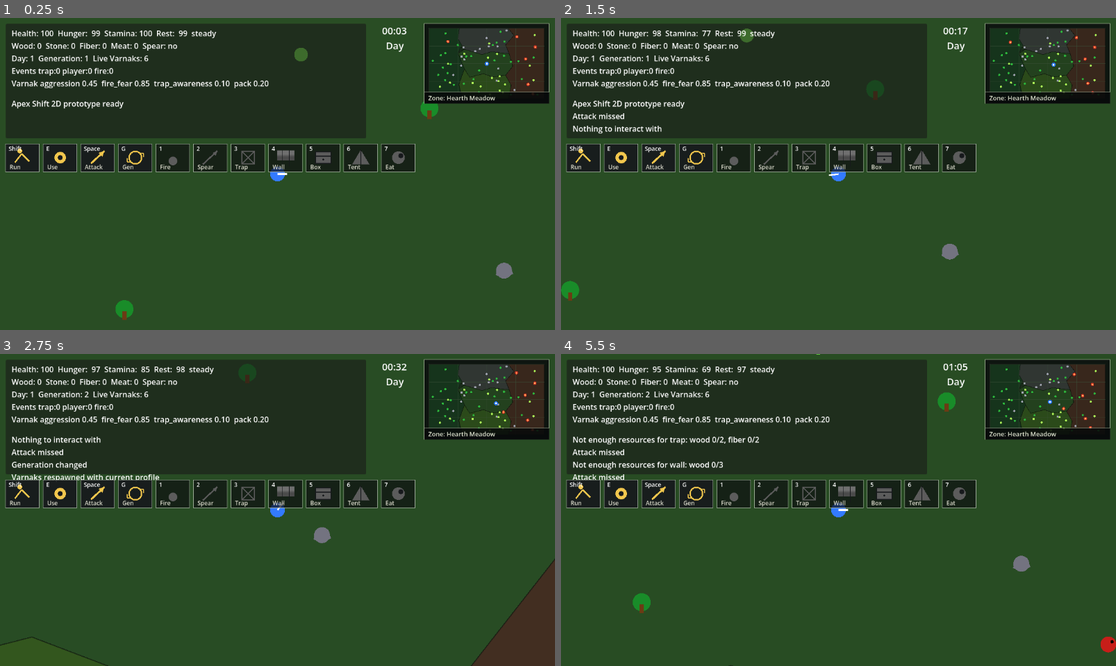
Above: before the commit, frames 1-4 (two rows, left to right).
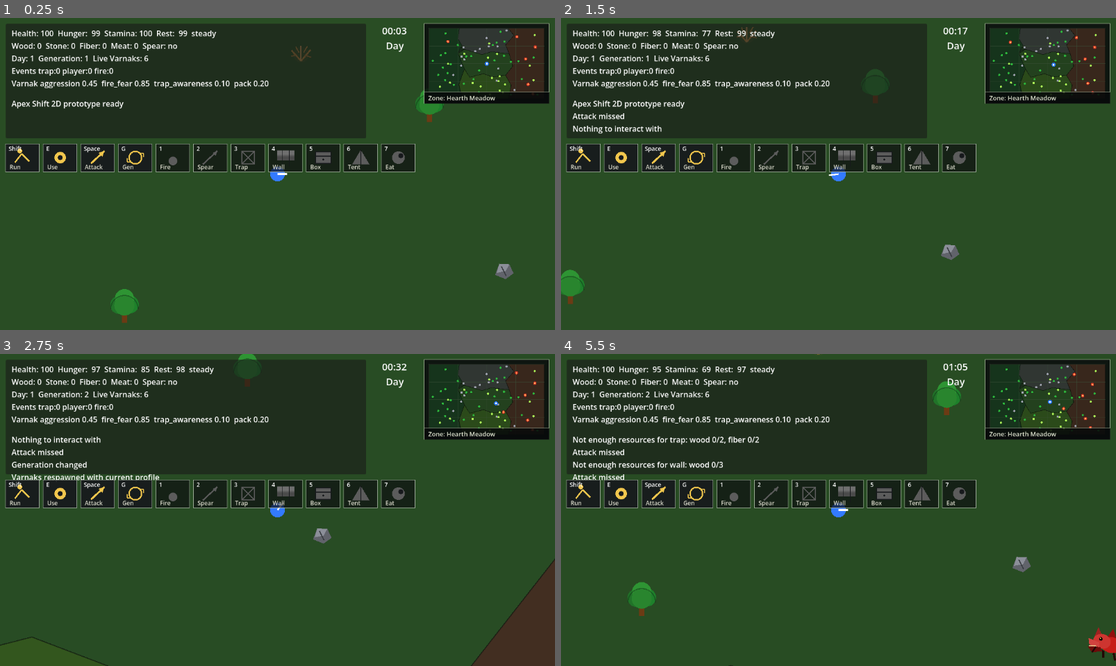
Above: after the commit, the same moments.

Repository: krisstoof/apex-shift-2d
Game: Godot game, scene res://scenes/main.tscn
The game is run twice, just before and just after one commit, with the same random seed, the same clock (stepped at 60 frames per second) and the same inputs.
Inputs (mouse positions are in pixels of both pictures, inside the frame that each line leads up to):
- Up to frame 1 (0.25 s): no input
- Up to frame 2 (1.5 s): tap Enter at 0.5 s; move the mouse to (960, 158) at 0.52 s; hold D (move_right) 0.53-1.28 s; hold Shift 0.53-1.28 s; click (960, 158) at 0.67 s; tap Space at 0.77 s; move the mouse to (727, 189) at 1.27 s; hold S (move_down) from 1.28 s (still down); tap E at 1.35 s
- Up to frame 3 (2.75 s): tap Space at 1.52 s; move the mouse to (333, 441) at 2.02 s; release S (move_down) at 2.03 s; hold D (move_right) from 2.03 s (still down); tap G at 2.1 s
- Up to frame 4 (5.5 s): move the mouse to (810, 572) at 2.77 s; release D (move_right) at 2.78 s; hold W (move_up) 2.78-3.53 s; tap 1 at 2.85 s; click (810, 572) at 2.92 s; tap Space at 3.02, 3.77, 4.52 s; move the mouse to (1005, 556) at 3.52 s; hold A (move_left) 3.53-5.03 s; tap 2 at 3.6 s; move the mouse to (672, 463) at 4.27 s; tap 3 at 4.35 s; move the mouse to (866, 510) at 5.02 s; hold S (move_down) from 5.03 s (still down); tap 4 at 5.1 s; click (866, 510) at 5.17 s

The runs differ from the first frame. In frame 1, 0.5% of the frame differs, in the area x 19-93%, y 8-98%; in frame 2, 0.4%; in frame 3, 0.1%; in frame 4, 0.7%, in the area x 12-100%, y 0-99%.

Commit message:
world/#31 update textures and movement

Diff:
--- a/scripts/creatures/varnak.gd
+++ b/scripts/creatures/varnak.gd
@@ -1,6 +1,10 @@
 extends CharacterBody2D
 
 enum State { IDLE, WANDER, STALK, CHASE, ATTACK, FLEE }
+
+const ATTACK_RANGE := 42.0
+const ATTACK_ARC := deg_to_rad(78.0)
+const ATTACK_VISUAL_DURATION := 0.14
 
 var health := 90.0
 var speed := 105.0
@@ -15,7 +19,10 @@
 var player: Node2D
 var day_night_system: Node
 var wander_target := Vector2.ZERO
+var facing_angle := 0.0
+var facing_side := 1.0
 var attack_cooldown := 0.0
+var attack_visual_time := 0.0
 var scared_fire: Node2D
 
 func _ready() -> void:
@@ -40,6 +47,8 @@
 func get_save_data() -> Dictionary:
 	return {
 		"position": _vector_to_data(global_position),
+		"facing_angle": facing_angle,
+		"facing_side": facing_side,
 		"health": health,
 		"state": int(state),
 		"wander_target": _vector_to_data(wander_target),
@@ -49,6 +58,8 @@
 
 func restore_from_data(data: Dictionary) -> void:
 	global_position = _data_to_vector(data.get("position", {}))
+	facing_angle = float(data.get("facing_angle", data.get("rotation", facing_angle)))
+	facing_side = float(data.get("facing_side", 1.0 if cos(facing_angle) >= 0.0 else -1.0))
 	health = float(data.get("health", health))
 	state = int(data.get("state", State.WANDER))
 	wander_target = _data_to_vector(data.get("wander_target", _vector_to_data(wander_target)))
@@ -61,6 +72,9 @@
 		player = get_tree().get_first_node_in_group("player")
 		return
 	attack_cooldown = max(attack_cooldown - delta, 0.0)
+	if attack_visual_time > 0.0:
+		attack_visual_time = max(attack_visual_time - delta, 0.0)
+		queue_redraw()
 	_update_state()
 	_act(delta)
 	move_and_slide()
@@ -109,9 +123,12 @@
 			_move_toward(_avoid_trap_target(player.global_position), speed)
 		State.ATTACK:
 			velocity = Vector2.ZERO
-			if attack_cooldown <= 0.0 and player.has_method("receive_damage"):
+			_face_target(player.global_position)
+			if attack_cooldown <= 0.0 and player.has_method("receive_damage") and _is_player_in_attack_arc():
 				player.receive_damage(10.0 + aggression * 8.0)
 				get_node("/root/EventBus").emit_game_event("varnak_attacked_player", {"damage": 10.0 + aggression * 8.0})
+				attack_visual_time = ATTACK_VISUAL_DURATION
+				queue_redraw()
 				attack_cooldown = 1.2
 		State.FLEE:
 			if not is_instance_valid(scared_fire):
@@ -121,10 +138,39 @@
 				return
 			var away := (global_position - scared_fire.global_position).normalized()
 			velocity = away * speed * (1.1 + fire_fear)
+			_face_target(global_position + away)
 
 
 func _move_toward(target: Vector2, move_speed: float) -> void:
-	velocity = (target - global_position).normalized() * move_speed
+	var direction := target - global_position
+	if direction.length_squared() <= 1.0:
+		velocity = Vector2.ZERO
+		return
+	velocity = direction.normalized() * move_speed
+	_face_target(target)
+
+
+func _face_target(target: Vector2) -> void:
+	var direction := target - global_position
+	if direction.length_squared() > 1.0:
+		var previous_angle := facing_angle
+		var previous_side := facing_side
+		facing_angle = direction.angle()
+		if abs(direction.x) > 4.0:
+			facing_side = 1.0 if direction.x >= 0.0 else -1.0
+		if abs(angle_difference(previous_angle, facing_angle)) > 0.03 or previous_side != facing_side:
+			queue_redraw()
+
+
+func _is_player_in_attack_arc() -> bool:
+	if not is_instance_valid(player):
+		return false
+	var to_player := player.global_position - global_position
+	var distance := to_player.length()
+	if distance <= 0.0 or distance > ATTACK_RANGE:
+		return false
+	var forward := Vector2.RIGHT.rotated(facing_angle)
+	return abs(forward.angle_to(to_player.normalized())) <= ATTACK_ARC * 0.5
 
 
 func _avoid_trap_target(target: Vector2) -> Vector2:
@@ -167,13 +213,71 @@
 
 
 func _draw() -> void:
+	_draw_attack_visual()
 	var body_color := Color(0.78, 0.12, 0.1)
+	var jaw_color := Color(0.42, 0.05, 0.04)
+	var ear_color := Color(0.58, 0.06, 0.05)
 	if state == State.FLEE:
 		body_color = Color(0.95, 0.35, 0.08)
+		ear_color = Color(0.80, 0.22, 0.05)
 	elif state == State.CHASE or state == State.ATTACK:
 		body_color = Color(0.95, 0.05, 0.03)
-	draw_circle(Vector2.ZERO, 15.0, body_color)
-	draw_circle(Vector2(7, -5), 3.0, Color.BLACK)
+		jaw_color = Color(0.55, 0.02, 0.02)
+	_apply_upright_body_transform()
+	_draw_varnak_body(body_color, jaw_color, ear_color)
+	draw_set_transform(Vector2.ZERO, 0.0, Vector2.ONE)
+
+
+func _draw_attack_visual() -> void:
+	if attack_visual_time <= 0.0:
+		return
+	var progress := attack_visual_time / ATTACK_VISUAL_DURATION
+	var alpha := 0.18 + progress * 0.36
+	var points := PackedVector2Array([Vector2(18, 0)])
+	var start_angle := -ATTACK_ARC * 0.5
+	var steps := 8
+	for i in range(steps + 1):
+		var t := float(i) / float(steps)
+		var angle: float = lerp(start_angle, -start_angle, t)
+		points.append(Vector2.RIGHT.rotated(facing_angle + angle) * ATTACK_RANGE)
+	points[0] = Vector2.RIGHT.rotated(facing_angle) * 18.0
+	draw_colored_polygon(points, Color(1.0, 0.18, 0.10, alpha))
+	draw_arc(Vector2.ZERO, ATTACK_RANGE, facing_angle + start_angle, facing_angle - start_angle, steps, Color(1.0, 0.52, 0.24, alpha + 0.20), 3.0)
+
+
+func _apply_upright_body_transform() -> void:
+	var facing := Vector2.RIGHT.rotated(facing_angle)
+	var visual_angle: float = clamp(facing.y, -1.0, 1.0) * 0.22
+	if facing_side < 0.0:
+		visual_angle = -visual_angle
+	draw_set_transform(Vector2.ZERO, visual_angle, Vector2(facing_side, 1.0))
+
+
+func _draw_varnak_body(body_color: Color, jaw_color: Color, ear_color: Color) -> void:
+	var outline := Color(0.14, 0.02, 0.02)
+	draw_polygon([Vector2(-24, 0), Vector2(-36, -8), Vector2(-38, 6)], [outline])
+	draw_polygon([Vector2(-12, -14), Vector2(-3, -31), Vector2(5, -13)], [ear_color])
+	draw_polygon([Vector2(14, -12), Vector2(25, -28), Vector2(29, -8)], [ear_color.lightened(0.08)])
+	_draw_filled_ellipse(Rect2(-27, -15, 42, 30), body_color)
+	_draw_filled_ellipse(Rect2(-4, -17, 34, 28), body_color.lightened(0.10))
+	draw_polygon([Vector2(16, 6), Vector2(37, 12), Vector2(27, 21), Vector2(8, 15)], [jaw_color])
+	draw_polygon([Vector2(18, 0), Vector2(39, -4), Vector2(35, 8), Vector2(15, 9)], [body_color.lightened(0.16)])
+	draw_line(Vector2(22, 8), Vector2(35, 10), Color(0.95, 0.76, 0.55), 2.0)
+	draw_circle(Vector2(16, -7), 3.3, Color(0.02, 0.01, 0.01))
+	draw_circle(Vector2(17, -8), 1.1, Color(1.0, 0.82, 0.35))
+	draw_line(Vector2(-13, 14), Vector2(-19, 27), outline, 4.0)
+	draw_line(Vector2(7, 13), Vector2(4, 27), outline, 4.0)
+	draw_line(Vector2(22, 9), Vector2(27, 21), outline, 3.0)
+
+
+func _draw_filled_ellipse(rect: Rect2, ellipse_color: Color) -> void:
+	var points := PackedVector2Array()
+	var center := rect.get_center()
+	var radii := rect.size * 0.5
+	for i in range(24):
+		var angle := TAU * float(i) / 24.0
+		points.append(center + Vector2(cos(angle) * radii.x, sin(angle) * radii.y))
+	draw_colored_polygon(points, ellipse_color)
 
 
 func _vector_to_data(value: Vector2) -> Dictionary:
--- a/scripts/world/resource_node.gd
+++ b/scripts/world/resource_node.gd
@@ -4,7 +4,7 @@
 @export var amount := 2
 @export var color := Color.FOREST_GREEN
 @export var radius := 15.0
-var resource_kind := "tree"
+var resource_kind := "conifer_tree"
 
 func _ready() -> void:
 	add_to_group("resources")
@@ -12,13 +12,18 @@
 
 
 func setup(kind: String) -> void:
-	resource_kind = kind
+	resource_kind = "conifer_tree" if kind == "tree" else kind
 	match kind:
-		"tree":
+		"tree", "conifer_tree":
 			item_name = "wood"
 			amount = 3
-			color = Color(0.1, 0.55, 0.16)
-			radius = 17.0
+			color = Color(0.08, 0.36, 0.16)
+			radius = 24.0
+		"leafy_tree":
+			item_name = "wood"
+			amount = 3
+			color = Color(0.16, 0.52, 0.18)
+			radius = 24.0
 		"rock":
 			item_name = "stone"
 			amount = 2
@@ -29,6 +34,11 @@
 			amount = 2
 			color = Color(0.45, 0.9, 0.28)
 			radius = 13.0
+		"dry_bush":
+			item_name = "fiber"
+			amount = 1
+			color = Color(0.68, 0.54, 0.26)
+			radius = 14.0
 	queue_redraw()
 
 
@@ -43,8 +53,59 @@
 
 
 func _draw() -> void:
-	draw_circle(Vector2.ZERO, radius, color)
-	if item_name == "wood":
-		draw_rect(Rect2(-4, 4, 8, 16), Color(0.42, 0.23, 0.08))
-	elif item_name == "stone":
-		draw_polygon([Vector2(-16, 8), Vector2(-8, -12), Vector2(12, -10), Vector2(17, 6), Vector2(0, 15)], [color])
+	match resource_kind:
+		"conifer_tree":
+			_draw_conifer_tree()
+		"leafy_tree":
+			_draw_leafy_tree()
+		"bush":
+			_draw_bush()
+		"dry_bush":
+			_draw_dry_bush()
+		"rock":
+			_draw_rock()
+		_:
+			_draw_bush()
+
+
+func _draw_conifer_tree() -> void:
+	draw_rect(Rect2(-4, 6, 8, 20), Color(0.38, 0.22, 0.10), true)
+	draw_polygon([Vector2(0, -30), Vector2(-24, 4), Vector2(24, 4)], [Color(0.06, 0.28, 0.14)])
+	draw_polygon([Vector2(0, -18), Vector2(-28, 16), Vector2(28, 16)], [Color(0.07, 0.36, 0.17)])
+	draw_polygon([Vector2(0, -6), Vector2(-23, 25), Vector2(23, 25)], [Color(0.10, 0.44, 0.20)])
+	draw_line(Vector2(0, -30), Vector2(0, 23), Color(0.12, 0.18, 0.10, 0.45), 2.0)
+
+
+func _draw_leafy_tree() -> void:
+	draw_rect(Rect2(-5, 2, 10, 24), Color(0.42, 0.23, 0.08), true)
+	draw_circle(Vector2(-10, -8), 17.0, Color(0.13, 0.45, 0.16))
+	draw_circle(Vector2(10, -9), 17.0, Color(0.12, 0.50, 0.17))
+	draw_circle(Vector2(0, -20), 18.0, Color(0.18, 0.58, 0.20))
+	draw_circle(Vector2(0, -7), 19.0, Color(0.16, 0.52, 0.18))
+	draw_arc(Vector2.ZERO, 26.0, -PI, 0.0, 16, Color(0.06, 0.18, 0.08, 0.45), 2.0)
+
+
+func _draw_bush() -> void:
+	draw_circle(Vector2(-10, 4), 12.0, Color(0.31, 0.70, 0.22))
+	draw_circle(Vector2(2, -4), 14.0, Color(0.43, 0.86, 0.25))
+	draw_circle(Vector2(13, 5), 11.0, Color(0.24, 0.60, 0.18))
+	draw_circle(Vector2(2, 9), 11.0, Color(0.35, 0.75, 0.20))
+	draw_line(Vector2(-16, 8), Vector2(16, 8), Color(0.12, 0.26, 0.10), 2.0)
+
+
+func _draw_dry_bush() -> void:
+	var branch_color := Color(0.66, 0.49, 0.22)
+	draw_line(Vector2(0, 12), Vector2(-18, -8), branch_color, 3.0)
+	draw_line(Vector2(0, 12), Vector2(18, -9), branch_color, 3.0)
+	draw_line(Vector2(0, 12), Vector2(0, -16), branch_color.lightened(0.12), 3.0)
+	draw_line(Vector2(-8, 1), Vector2(-19, 3), branch_color.darkened(0.12), 2.0)
+	draw_line(Vector2(-4, -4), Vector2(-10, -15), branch_color, 2.0)
+	draw_line(Vector2(7, 1), Vector2(19, 5), branch_color.darkened(0.12), 2.0)
+	draw_line(Vector2(5, -4), Vector2(12, -16), branch_color, 2.0)
+	draw_circle(Vector2.ZERO, 15.0, Color(0.50, 0.38, 0.17, 0.12))
+
+
+func _draw_rock() -> void:
+	draw_polygon([Vector2(-17, 8), Vector2(-9, -13), Vector2(10, -12), Vector2(18, 5), Vector2(3, 16)], [Color(0.38, 0.39, 0.42)])
+	draw_polygon([Vector2(-9, -13), Vector2(10, -12), Vector2(3, 1), Vector2(-14, 4)], [Color(0.55, 0.56, 0.60)])
+	draw_line(Vector2(-5, -8), Vector2(4, 10), Color(0.22, 0.23, 0.25), 2.0)
--- a/scripts/world/world.gd
+++ b/scripts/world/world.gd
@@ -37,10 +37,16 @@
 func _spawn_resources() -> void:
 	var used_positions: Array[Vector2] = []
 	var player_position := _get_player_position()
-
-	_spawn_resource_kind("tree", WORLD_CONFIG.TREE_COUNT, used_positions, player_position)
+	var conifer_count := int(ceil(float(WORLD_CONFIG.TREE_COUNT) * 0.6))
+	var leafy_count := WORLD_CONFIG.TREE_COUNT - conifer_count
+	var dry_bush_count := int(ceil(float(WORLD_CONFIG.BUSH_COUNT) * 0.35))
+	var green_bush_count := WORLD_CONFIG.BUSH_COUNT - dry_bush_count
+
+	_spawn_resource_kind("conifer_tree", conifer_count, used_positions, player_position)
+	_spawn_resource_kind("leafy_tree", leafy_count, used_positions, player_position)
 	_spawn_resource_kind("rock", WORLD_CONFIG.ROCK_COUNT, used_positions, player_position)
-	_spawn_resource_kind("bush", WORLD_CONFIG.BUSH_COUNT, used_positions, player_position)
+	_spawn_resource_kind("bush", green_bush_count, used_positions, player_position)
+	_spawn_resource_kind("dry_bush", dry_bush_count, used_positions, player_position)
 
 
 func _spawn_resource_kind(resource_kind: String, count: int, used_positions: Array[Vector2], player_position: Vector2) -> void:
@@ -91,11 +97,11 @@
 
 func _get_biome_resource_weight(biome: Dictionary, resource_kind: String) -> float:
 	match resource_kind:
-		"tree":
+		"tree", "conifer_tree", "leafy_tree":
 			return float(biome.get("tree_weight", 0.0))
 		"rock":
 			return float(biome.get("rock_weight", 0.0))
-		"bush":
+		"bush", "dry_bush":
 			return float(biome.get("bush_weight", 0.0))
 		_:
 			return 0.0
